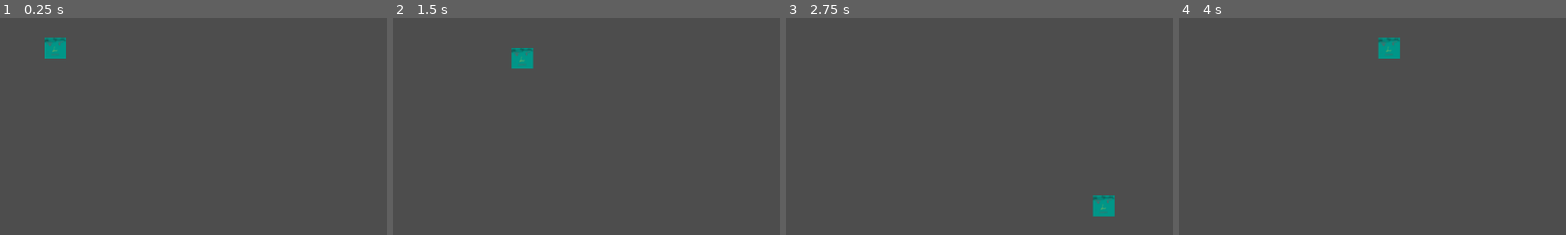
Above: before the commit, frames 1-4 (left to right).
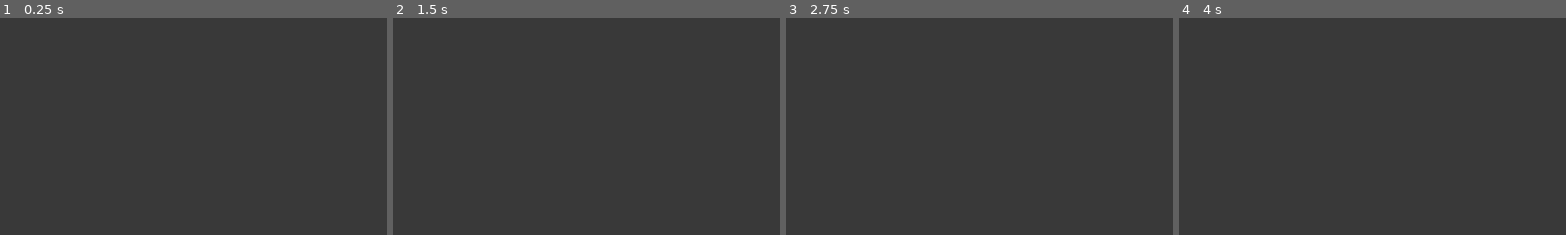
Above: after the commit, the same moments.

Repository: hansanakavinda/DungeonExplorer
Game: Godot game, scene res://main.tscn
Two runs of this game, one before a commit and one after it. Both use one fixed random seed, a clock stepped at 60 frames per second and the inputs below.
Inputs:
- Up to frame 1 (0.25 s): no input
- Up to frame 2 (1.5 s): tap Enter at 0.5 s; hold Right (ui_right) 0.53-1.28 s; hold Down (ui_down) from 1.28 s (still down)
- Up to frame 3 (2.75 s): release Down (ui_down) at 2.03 s; hold Right (ui_right) from 2.03 s (still down)
- Up to frame 4 (4 s): release Right (ui_right) at 2.78 s; hold Up (ui_up) 2.78-3.53 s; hold Left (ui_left) from 3.53 s (still down)
The pictures show only the part of the screen within x 43-93%, y 43-93%; the shares and areas given below are measured in that part.

The runs differ from the first frame. In frame 1, 0.6% of the frame differs, in the area x 11-18%, y 8-19%; in frame 2, 0.6%, in the area x 30-37%, y 13-24%; in frame 3, 0.6%; in frame 4, 0.6%.

Commit message:
add colored background

Diff:
--- a/main.tscn
+++ b/main.tscn
@@ -34,6 +34,13 @@
 limit_right = 768
 limit_bottom = 389
 limit_smoothed = true
+
+[node name="background" type="ColorRect" parent="."]
+offset_left = -748.0
+offset_top = -375.0
+offset_right = 754.0
+offset_bottom = 377.0
+color = Color(0.2231029, 0.2231029, 0.22310287, 1)
 
 [node name="walls" type="StaticBody2D" parent="."]
 position = Vector2(-1, 21)
